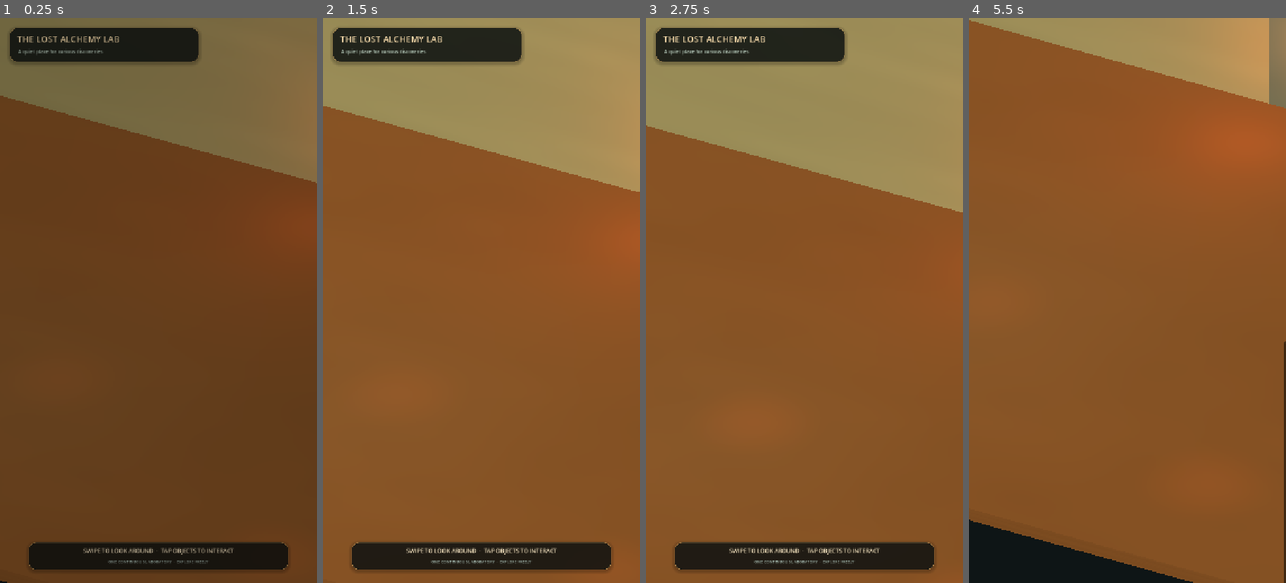
Above: before the commit, frames 1-4 (left to right).
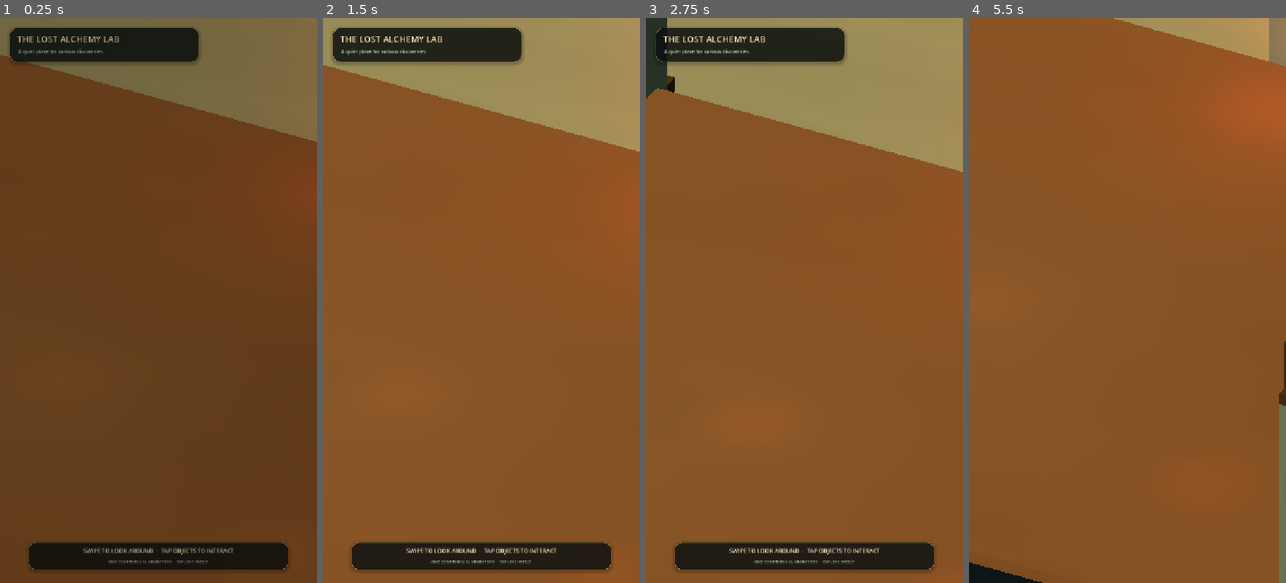
Above: after the commit, the same moments.

Repository: Kryodo/spell-sort-game
Game: Godot game, scene res://scenes/lab_room_prototype.tscn
Same seed, same stepped clock (60 frames per second), same inputs: the game is played once before the commit and once after it.
Inputs (mouse positions are in pixels of both pictures, inside the frame that each line leads up to):
- Up to frame 1 (0.25 s): no input
- Up to frame 2 (1.5 s): move the mouse to (551, 272) at 0.52 s; click (551, 272) at 0.67 s; tap Enter at 1.25 s; drag from (418, 328) to (465, 413) at 1.27 s
- Up to frame 3 (2.75 s): tap Space at 2 s; move the mouse to (836, 176) at 2.02 s; click (836, 176) at 2.17 s
- Up to frame 4 (5.5 s): tap Enter at 2.75 s; drag from (1111, 413) to (1032, 215) at 2.77 s; tap Space at 3.5 s; move the mouse to (1222, 385) at 3.52 s; click (1222, 385) at 3.67 s; click "BEGIN EXPERIMENT" at 4.25 s; click "BACK TO LAB" at 5 s

The runs differ from the first frame. In frame 1, 7.2% of the frame differs, in the area x 0-100%, y 6-100%; in frame 2, 7.2%; in frame 3, 7.9%; in frame 4, 10%, in the area x 0-100%, y 0-100%.

Commit message:
Square the hub footprint and protect camera framing

Diff:
--- a/scripts/lab_room_prototype.gd
+++ b/scripts/lab_room_prototype.gd
@@ -3,7 +3,7 @@
 const PUZZLE_SCENE := "res://scenes/alchemy_interaction_test.tscn"
 const CHAPTER_SCENE := "res://scenes/chapter_forest_prototype.tscn"
 const ROOM_WIDTH := 17.0
-const ROOM_DEPTH := 14.5
+const ROOM_DEPTH := 17.0
 const WALL_HEIGHT := 5.0
 const MAIN_LAB_OFFSET := Vector3(4.0, 0.0, 3.0)
 
@@ -94,8 +94,8 @@
 	# One enclosed square-ish room. The four work areas sit in its quadrants;
 	# the crossing paths and hearth keep it feeling like one shared place.
 	_add_box("Floor", Vector3(ROOM_WIDTH, 0.24, ROOM_DEPTH), Vector3(0.0, -0.12, 0.0), floor_material)
-	for index in range(28):
-		var z := -6.72 + float(index) * 0.49
+	for index in range(34):
+		var z := -8.25 + float(index) * 0.49
 		_add_box("FloorPlankSeam_%02d" % index, Vector3(ROOM_WIDTH - 0.06, 0.018, 0.018), Vector3(0.0, 0.012, z), plank_material)
 	_add_box("CrossHall_NS", Vector3(1.18, 0.035, ROOM_DEPTH - 0.25), Vector3(0.0, 0.025, 0.0), _mat(Color(0.25, 0.22, 0.17)))
 	_add_box("CrossHall_EW", Vector3(ROOM_WIDTH - 0.25, 0.035, 1.18), Vector3(0.0, 0.028, 0.0), _mat(Color(0.25, 0.22, 0.17)))
@@ -111,16 +111,16 @@
 	_add_box("RightSkirting", Vector3(0.24, 0.28, ROOM_DEPTH), Vector3(ROOM_WIDTH * 0.5 - 0.24, 0.18, 0.0), trim_material)
 
 	# A fireplace anchors the room and provides a warm focal point between its four areas.
-	_add_box("HearthStoneSurround", Vector3(2.65, 2.45, 0.56), Vector3(0.0, 1.48, -6.62), stone_material)
-	_add_box("HearthOpening", Vector3(1.70, 1.52, 0.12), Vector3(0.0, 1.30, -6.30), _mat(Color(0.045, 0.036, 0.030)))
-	_add_box("HearthMantle", Vector3(3.05, 0.20, 0.76), Vector3(0.0, 2.78, -6.30), _mat(Color(0.41, 0.34, 0.26)))
-	_add_box("HearthBase", Vector3(2.85, 0.28, 0.82), Vector3(0.0, 0.24, -6.18), _mat(Color(0.38, 0.31, 0.24)))
-	var hearth_flame := _add_sphere("HearthFlame", 0.42, Vector3(0.0, 1.04, -6.10), _mat(Color(1.0, 0.43, 0.17), 0.0, 1.7))
+	_add_box("HearthStoneSurround", Vector3(2.65, 2.45, 0.56), Vector3(0.0, 1.48, -7.87), stone_material)
+	_add_box("HearthOpening", Vector3(1.70, 1.52, 0.12), Vector3(0.0, 1.30, -7.55), _mat(Color(0.045, 0.036, 0.030)))
+	_add_box("HearthMantle", Vector3(3.05, 0.20, 0.76), Vector3(0.0, 2.78, -7.55), _mat(Color(0.41, 0.34, 0.26)))
+	_add_box("HearthBase", Vector3(2.85, 0.28, 0.82), Vector3(0.0, 0.24, -7.43), _mat(Color(0.38, 0.31, 0.24)))
+	var hearth_flame := _add_sphere("HearthFlame", 0.42, Vector3(0.0, 1.04, -7.35), _mat(Color(1.0, 0.43, 0.17), 0.0, 1.7))
 	hearth_flame.scale = Vector3(0.78, 1.45, 0.70)
 	_flames.append(hearth_flame)
 	_flame_base_positions.append(hearth_flame.position)
 	var hearth_light := OmniLight3D.new()
-	hearth_light.position = Vector3(0.0, 1.30, -5.85)
+	hearth_light.position = Vector3(0.0, 1.30, -7.10)
 	hearth_light.light_color = Color(1.0, 0.48, 0.20)
 	hearth_light.light_energy = 1.35
 	hearth_light.omni_range = 7.0
@@ -677,8 +677,8 @@
 	requested_shift.y = 0.0
 
 	var next_target := _camera_look_target + requested_shift
-	next_target.x = clampf(next_target.x, -4.0, 4.0)
-	next_target.z = clampf(next_target.z, -2.85, 2.85)
+	next_target.x = clampf(next_target.x, -3.8, 3.8)
+	next_target.z = clampf(next_target.z, -3.2, 3.2)
 	var actual_shift := next_target - _camera_look_target
 	actual_shift.y = 0.0
 	if actual_shift.length_squared() < 0.000001:
